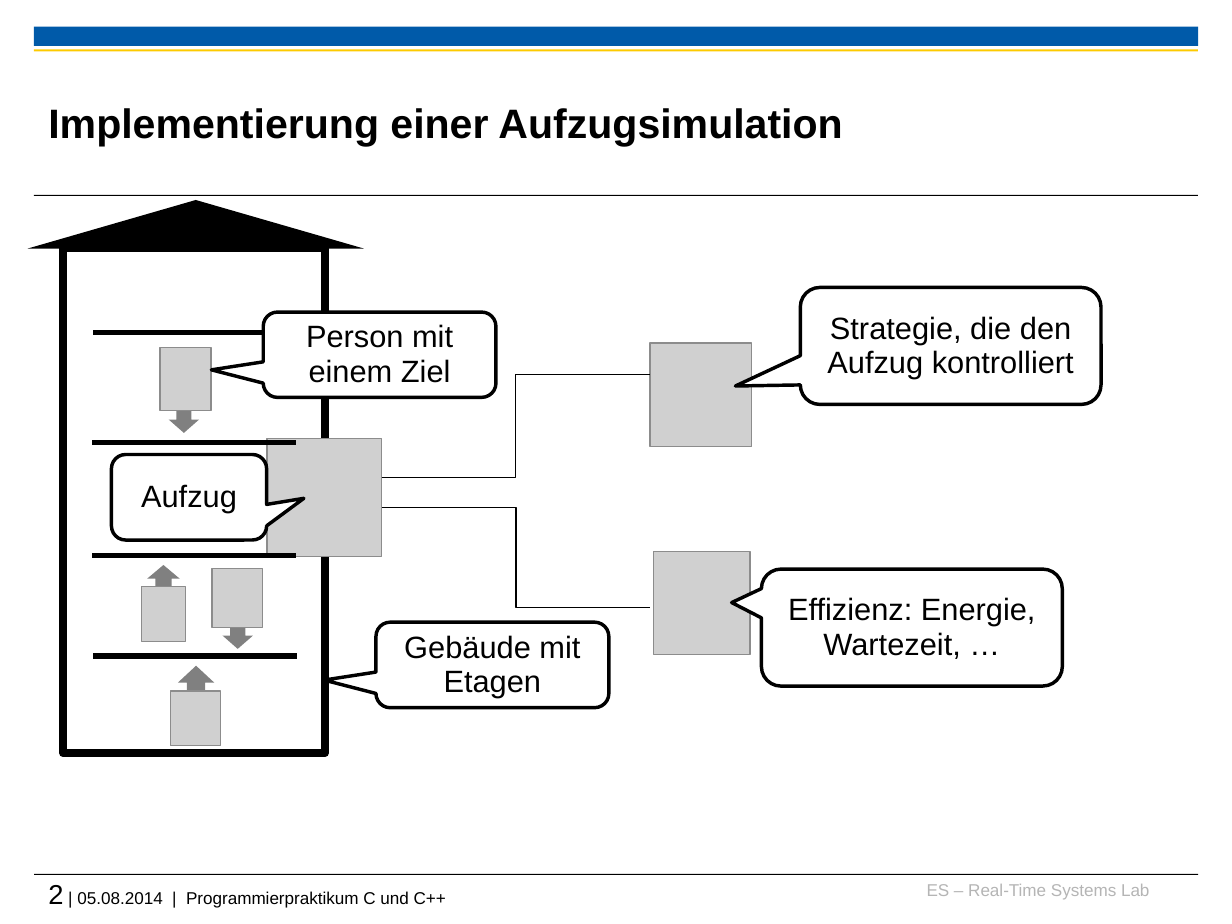
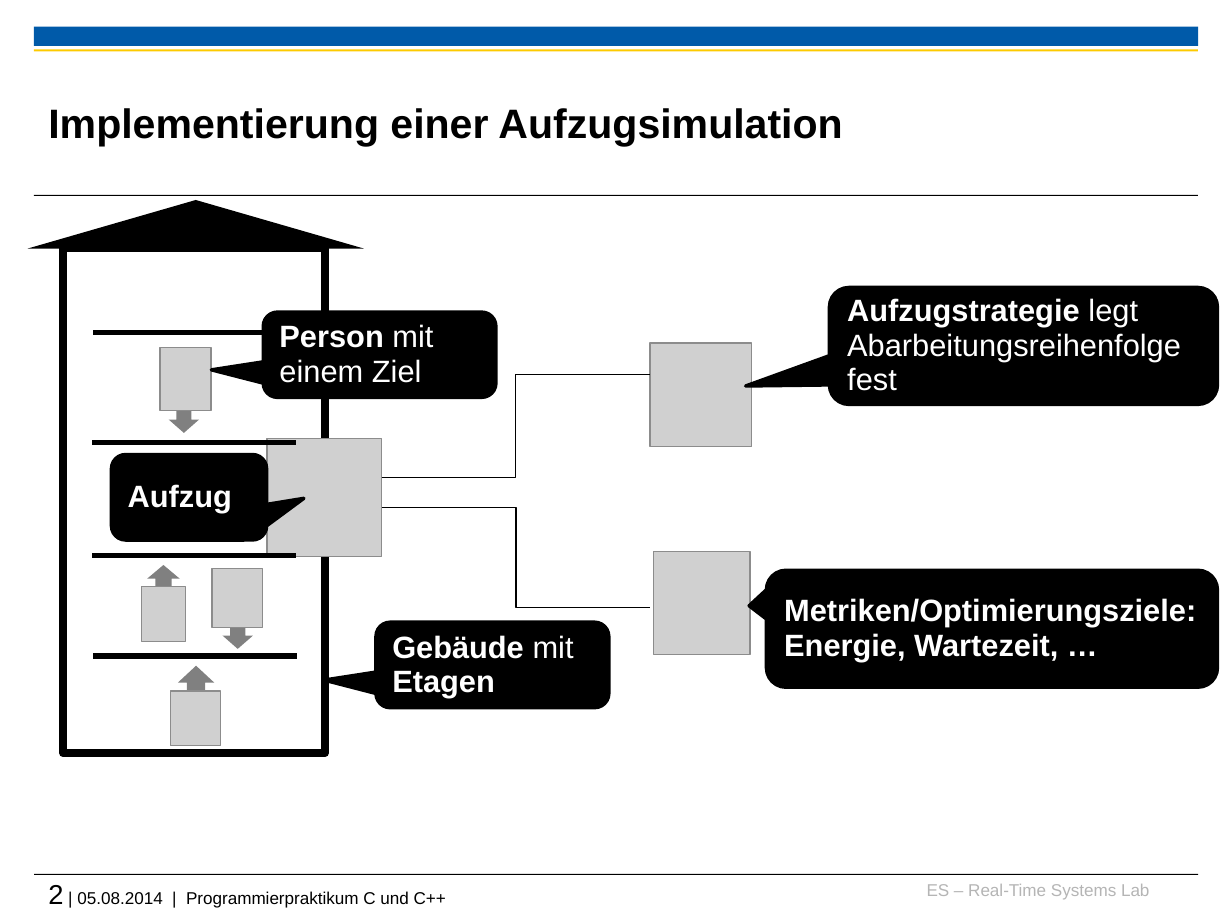
Before and after one commit to h82k/tud-cppp, a slide deck: slide 2 of Vorlesung/1 Einführung.pptx. Drawn at 1232x924 pixels with LibreOffice and Linux fonts; fonts in the diff are those of the drawing; grey boxes stand for pictures; background and template pictures are left out. Boxes give left, top, right and bottom in pixels: in the first picture for what was removed or moved away, otherwise in the second. Text is boxed around its words. In the diff, an @@ line names an element or a change of style, - is before the commit and + after.

```diff
--- a/Vorlesung/1 Einführung.pptx
+++ b/Vorlesung/1 Einführung.pptx
@@ rounded speech box "Aufzugstrategie legt Abarbeitungsreihenfolge fest": place and size @@
-rounded speech box "Aufzugstrategie legt Abarbeitungsreihenfolge fest" at [801, 287, 1101, 404]
+rounded speech box "Aufzugstrategie legt Abarbeitungsreihenfolge fest" at [829, 287, 1217, 404]
@@ rounded speech box "Aufzugstrategie legt Abarbeitungsreihenfolge fest" at [829, 287, 1217, 404]: fill #FFFFFF to #000000 @@
@@ text in rounded speech box at [847, 298, 1181, 391]: text changed; text colour #000000 to #FFFFFF @@
-Strategie, die den Aufzug kontrolliert
+Aufzugstrategie legt Abarbeitungsreihenfolge
+fest
@@ rounded speech box "Person mit einem Ziel" at [264, 312, 496, 397]: text colour #000000 to #FFFFFF; bold on in "Person"; alignment centre to left; fill #FFFFFF to #000000 @@
@@ rounded speech box "Aufzug" at [111, 455, 266, 540]: text colour #000000 to #FFFFFF, bold on; alignment centre to left; fill #FFFFFF to #000000 @@
@@ rounded speech box "Metriken/Optimierungsziele: Energie, Wartezeit, …": place and size @@
-rounded speech box "Metriken/Optimierungsziele: Energie, Wartezeit, …" at [761, 569, 1062, 686]
+rounded speech box "Metriken/Optimierungsziele: Energie, Wartezeit, …" at [766, 570, 1217, 687]
@@ rounded speech box "Metriken/Optimierungsziele: Energie, Wartezeit, …" at [766, 570, 1217, 687]: fill #FFFFFF to #000000; proportions changed @@
@@ text in rounded speech box at [784, 598, 1196, 661]: text changed; text colour #000000 to #FFFFFF; bold on @@
-Effizienz: Energie, Wartezeit, …
+Metriken/Optimierungsziele: Energie, Wartezeit, …
@@ rounded speech box "Gebäude mit Etagen" at [376, 622, 609, 707]: text colour #000000 to #FFFFFF; bold on in "Gebäude Etagen"; alignment centre to left; fill #FFFFFF to #000000 @@
```
Also in this commit, not shown: 10 other slides changed, 2 slides added, 2 other files.
